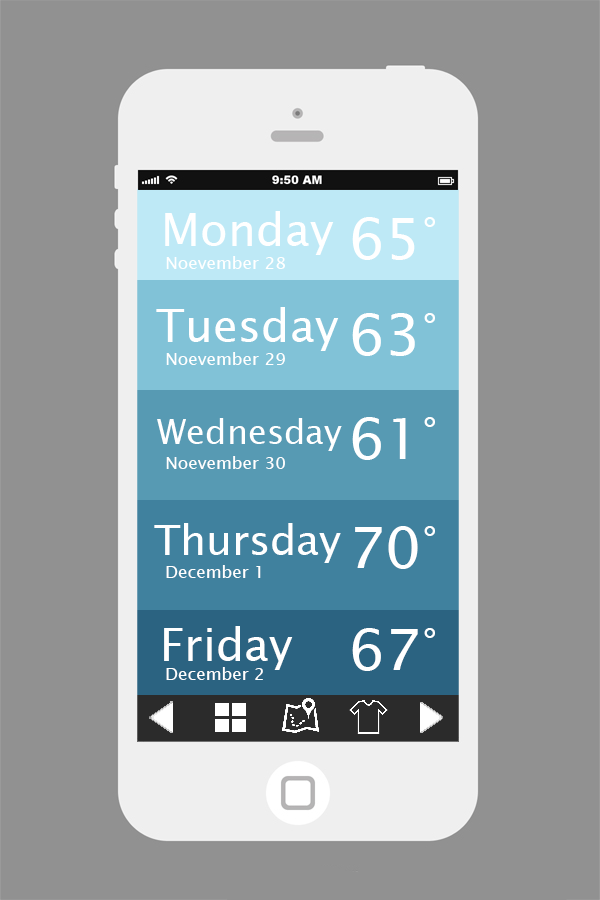
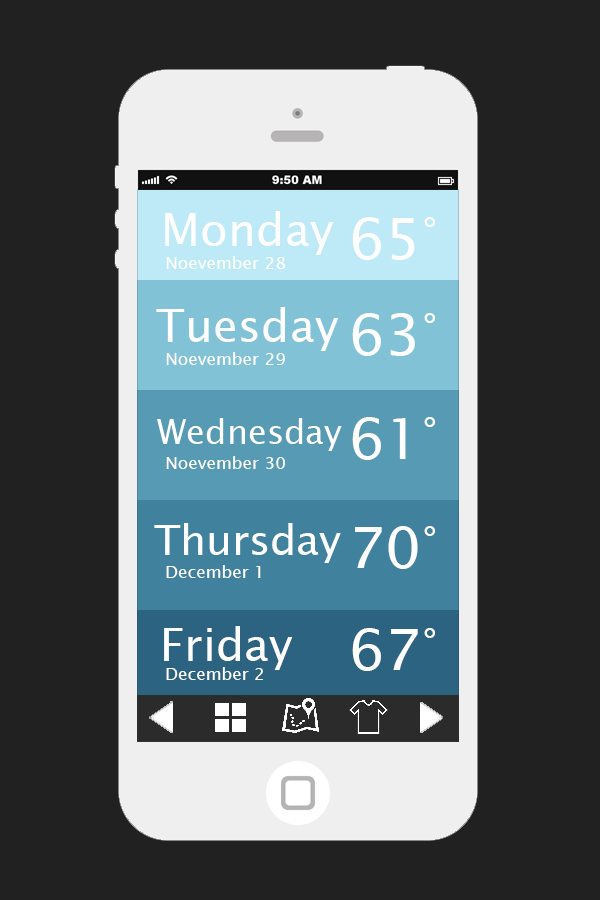
Comparing the layer stacks of the two 600 x 900 images. Changes:
painted on "Layer 2" over (0, 0, 600, 900)
hid "Layer 3" over (0, 0, 600, 900)
showed "Background" over (0, 0, 600, 900)
